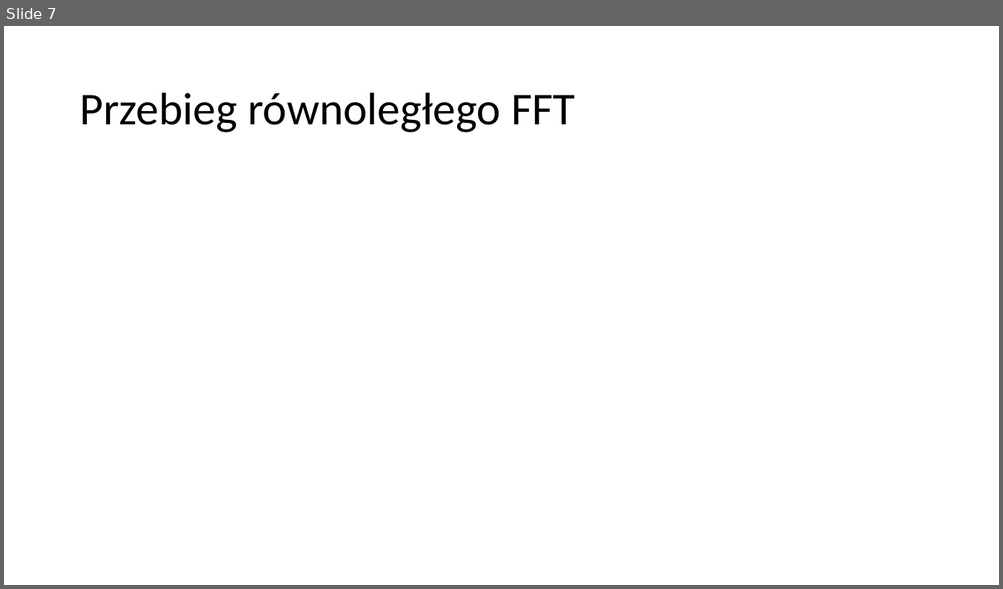
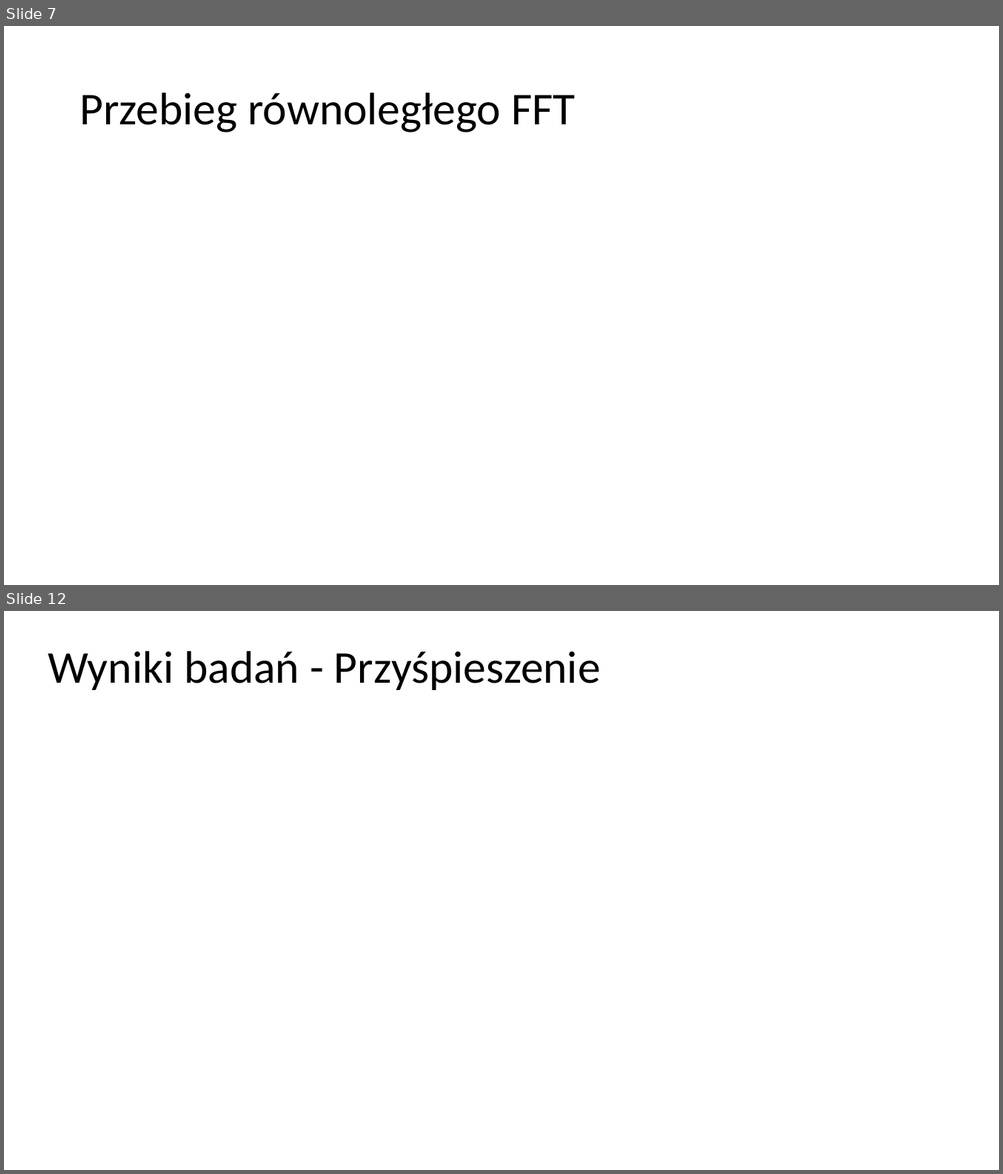
Before and after one commit to mszlachetka/mpi_fft, a slide deck: fft_prezentacja.pptx. Shown one above the other, each under a label of ours: slide 7 before the commit, slides 7 and 12 after it; the slides between them are not shown. The pictures are 1003x589 and 1003x1174 pixels, drawn with LibreOffice and Linux fonts; fonts in the diff are those of the drawing; grey boxes stand for pictures. Boxes give left, top, right and bottom in pixels: in the first picture for what was removed or moved away, otherwise in the second. Text is boxed around its words. In the diff, an @@ line names an element or a change of style, - is before the commit and + after.

Commit message:
Dodanie ostatecznych badań, sprawozdania i prezentacji

```diff
--- a/fft_prezentacja.pptx
+++ b/fft_prezentacja.pptx
@@ slide 12 added at bbox=[4, 611, 999, 1170], background #FFFFFF @@
@@ title added at bbox=[48, 651, 600, 690], 44 pt, text #000000 @@
+Wyniki badań - Przyśpieszenie
```
Also in this commit, not shown: 1 slide changed, 6 other slides added, 2 other files.
